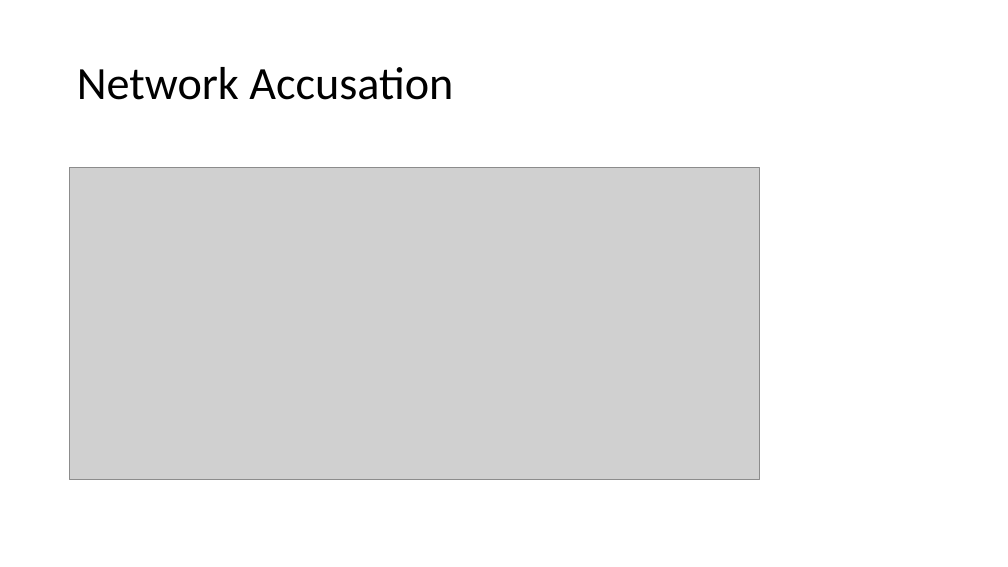
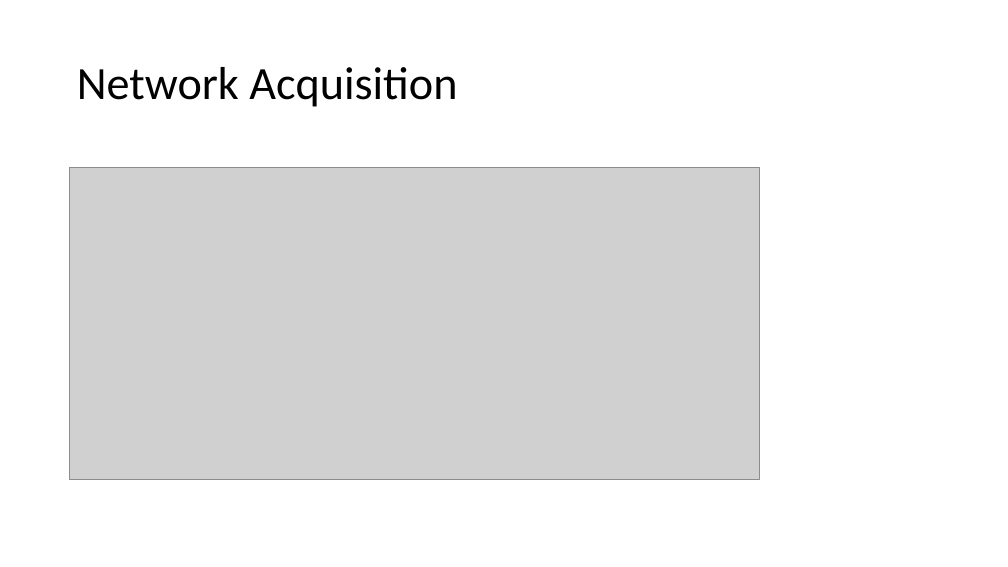
Before and after one commit to frankwxu/digital-forensics-lab, a slide deck: slide 28 of Basic_Computer_Skills_for_Forensics/7_USB_Image_Acquisition.pptx. Drawn at 1008x567 pixels with LibreOffice and Linux fonts; fonts in the diff are those of the drawing; grey boxes stand for pictures; background and template pictures are left out. Boxes give left, top, right and bottom in pixels: in the first picture for what was removed or moved away, otherwise in the second. Text is boxed around its words. In the diff, an @@ line names an element or a change of style, - is before the commit and + after.

```diff
--- a/Basic_Computer_Skills_for_Forensics/7_USB_Image_Acquisition.pptx
+++ b/Basic_Computer_Skills_for_Forensics/7_USB_Image_Acquisition.pptx
@@ title at <box>77,67,457,107</box>: text changed @@
-Network Accusation
+Network Acquisition
```
Also in this commit, not shown: 2 other slides changed.
